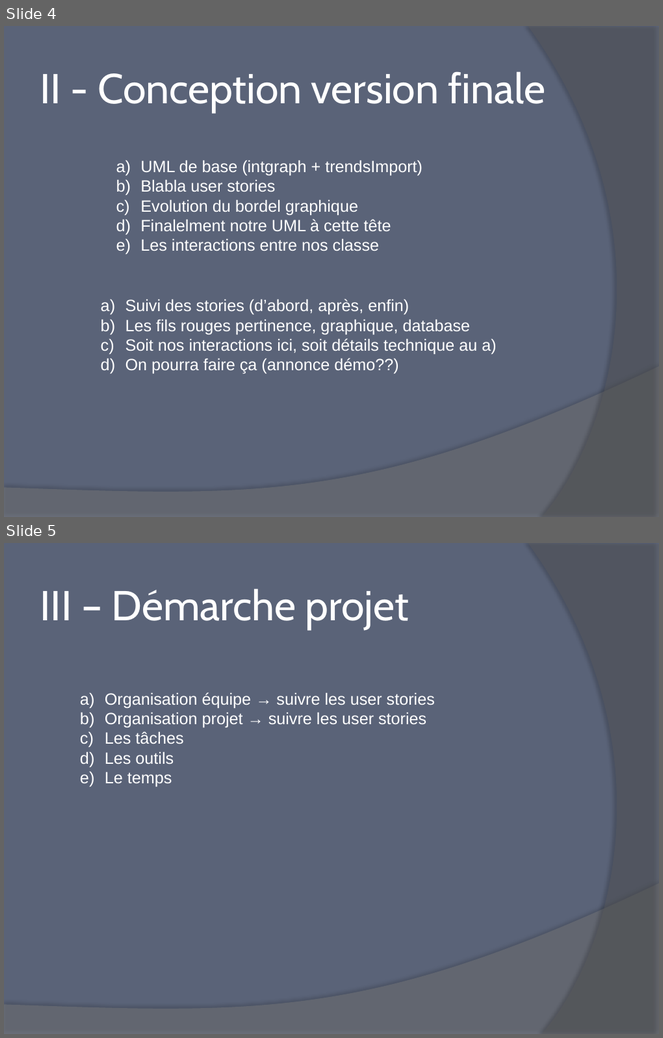
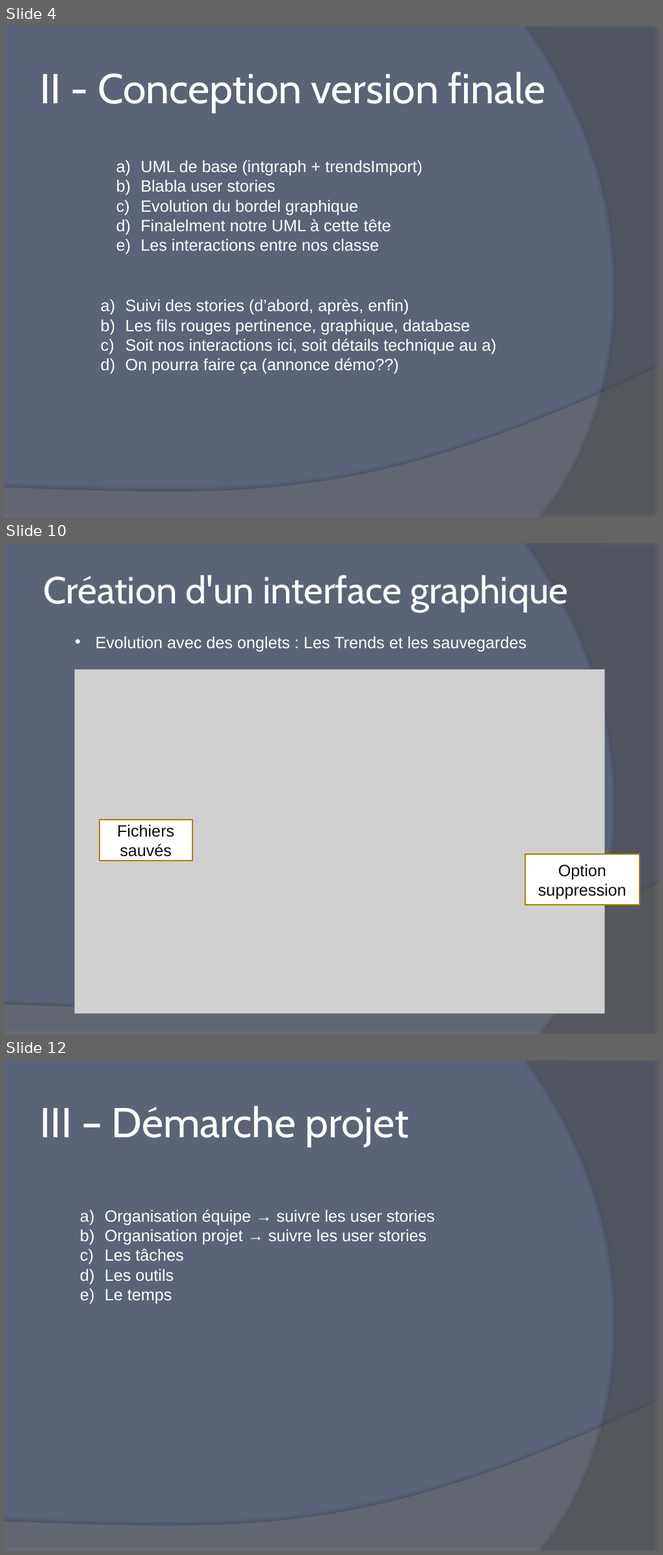
Before and after one commit to Firnen14/diapoTwittrend, a slide deck: Java_Slides.pptx. Shown one above the other, each under a label of ours: slides 4 and 5 before the commit, slides 4, 10 and 12 after it; the slides between them are not shown. The pictures are 663x1038 and 663x1555 pixels, drawn with LibreOffice and Linux fonts; fonts in the diff are those of the drawing; grey boxes stand for pictures. Boxes give left, top, right and bottom in pixels: in the first picture for what was removed or moved away, otherwise in the second. Text is boxed around its words. In the diff, an @@ line names an element or a change of style, - is before the commit and + after.

```diff
--- a/Java_Slides.pptx
+++ b/Java_Slides.pptx
@@ slide 10 added at (4,543,659,1034), background #5A6378; not listed: 2 template elements that a slide beside it also shows @@
@@ text added at (43,575,568,611), 41.4 pt, text #FFFFFF @@
+Création d'un interface graphique
@@ text added at (96,636,527,652), 18 pt, text #FFFFFF @@
+• Evolution avec des onglets : Les Trends et les sauvegardes
@@ picture added at (75,670,605,1014) @@
@@ rectangle added at (100,819,192,861), fill #FFFFFF, outline #B28000 1.5 pt, 18 pt, text #0D0D0D @@
+Fichiers sauvés
@@ rectangle added at (525,854,640,905), fill #FFFFFF, outline #B28000 1.5 pt, 18 pt, text #0D0D0D @@
+Option suppression
@@ what was slide 5 is now slide 12 @@
```
Also in this commit, not shown: 6 other slides added.
